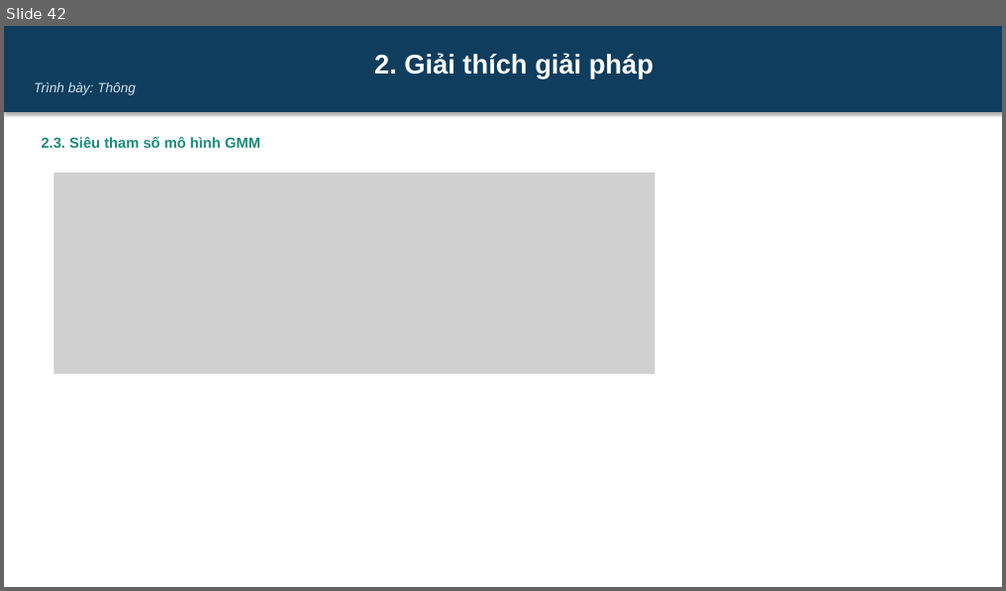
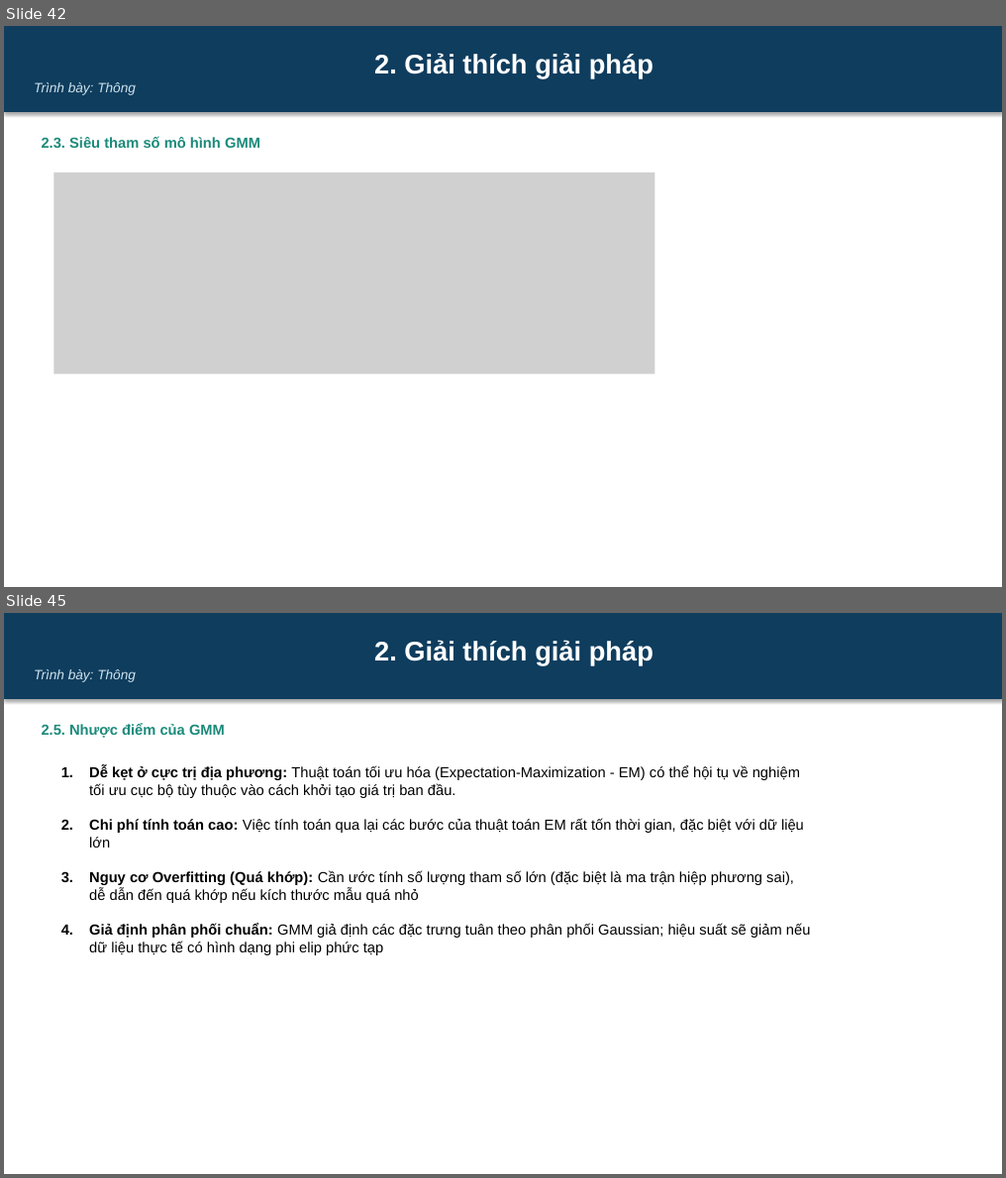
Before and after one commit to dinhdatthong1809/gaussian-mixture-model, a slide deck: Slide.pptx. Shown one above the other, each under a label of ours: slide 42 before the commit, slides 42 and 45 after it; the slides between them are not shown. The pictures are 1006x591 and 1006x1178 pixels, drawn with LibreOffice and Linux fonts; fonts in the diff are those of the drawing; grey boxes stand for pictures. Boxes give left, top, right and bottom in pixels: in the first picture for what was removed or moved away, otherwise in the second. Text is boxed around its words. In the diff, an @@ line names an element or a change of style, - is before the commit and + after.

Commit message:
go

```diff
--- a/Slide.pptx
+++ b/Slide.pptx
@@ slide 45 added at [4,613,1002,1174], background #FFFFFF @@
@@ rectangle added at [4,613,1002,699], fill #0F3D5E, 26 pt, text #FFFFFF, bold @@
+2. Giải thích giải pháp
+Trình bày: Thông
@@ text added at [42,723,225,738], 14 pt, text #1B8A7A, bold @@
+2.5. Nhược điểm của GMM
@@ text added at [89,765,811,956], 14 pt, text #000000 @@
+1. Dễ kẹt ở cực trị địa phương: Thuật toán tối ưu hóa (Expectation-Maximization - EM) có thể hội tụ về nghiệm tối ưu cục bộ tùy thuộc vào cách khởi tạo giá trị ban đầu.
+2. Chi phí tính toán cao: Việc tính toán qua lại các bước của thuật toán EM rất tốn thời gian, đặc biệt với dữ liệu lớn
+3. Nguy cơ Overfitting (Quá khớp): Cần ước tính số lượng tham số lớn (đặc biệt là ma trận hiệp phương sai), dễ dẫn đến quá khớp nếu kích thước mẫu quá nhỏ
+4. Giả định phân phối chuẩn: GMM giả định các đặc trưng tuân theo phân phối Gaussian; hiệu suất sẽ giảm nếu dữ liệu thực tế có hình dạng phi elip phức tạp
```
Also in this commit, not shown: 2 slides changed, 1 other slide added.
